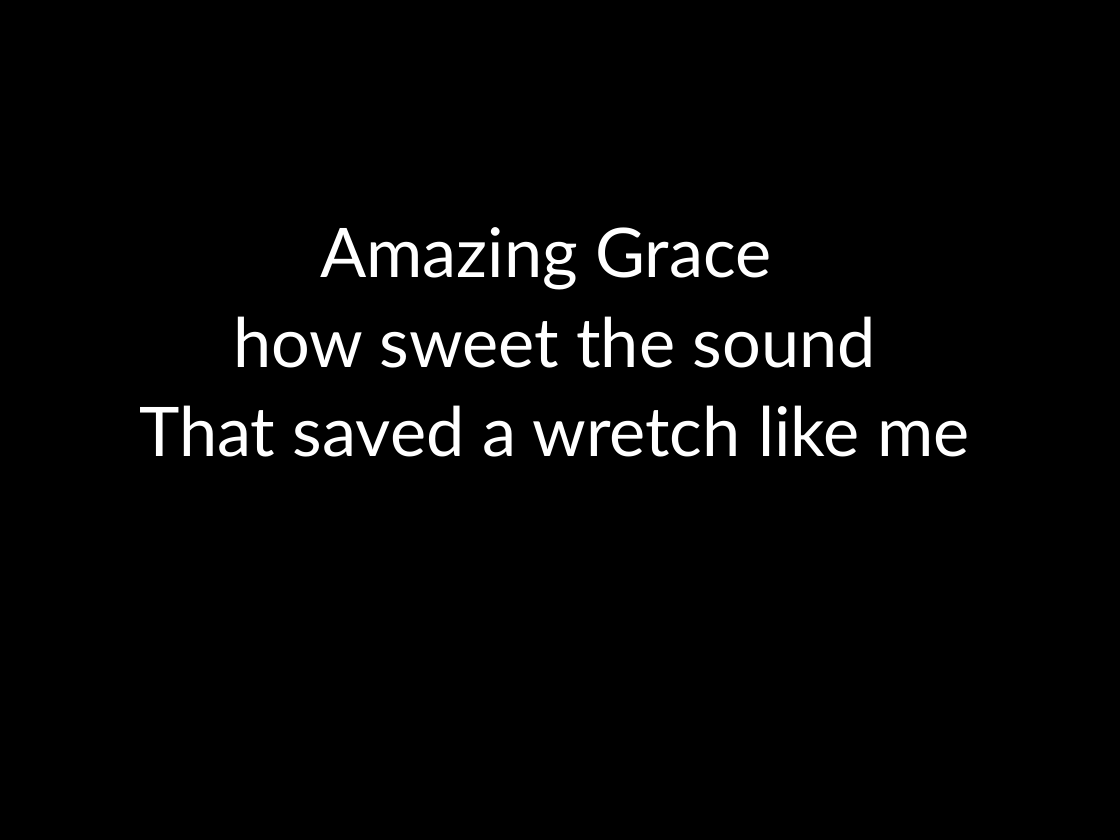
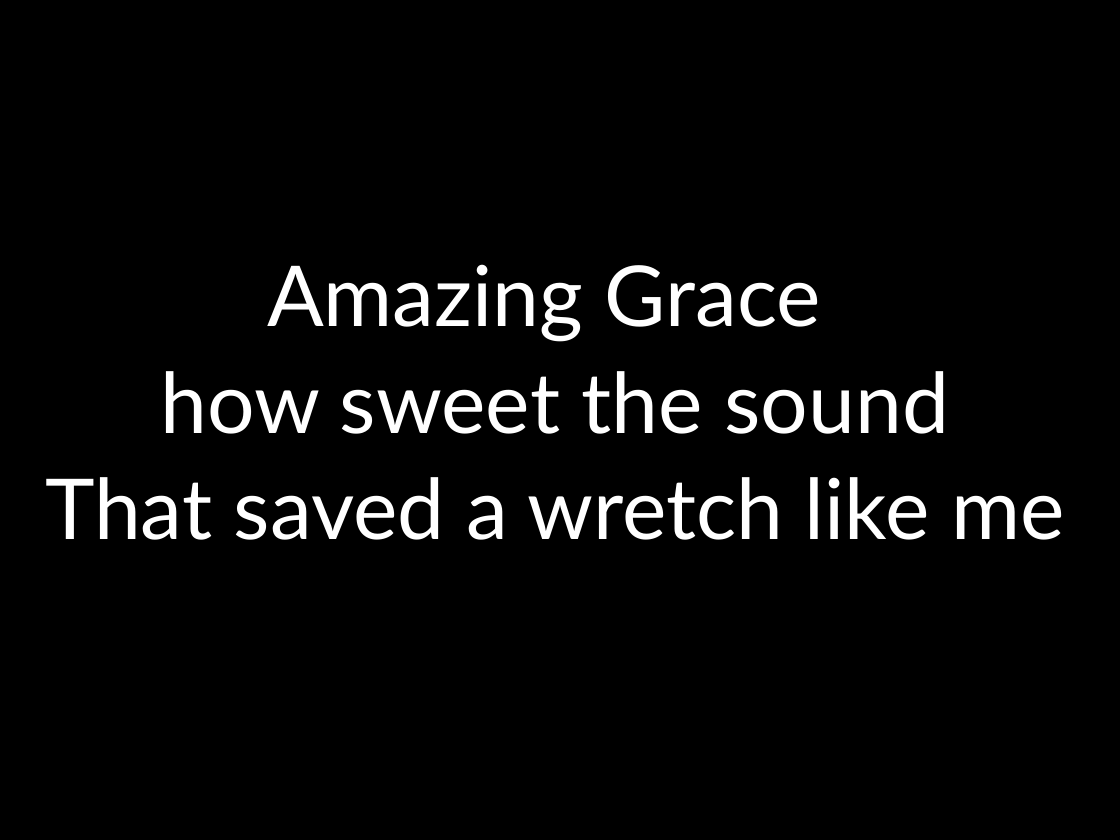
Before and after one commit to kendall412/worship, a slide deck: slide 2 of Amazing Grace.pptx. Drawn at 1120x840 pixels with LibreOffice and Linux fonts; fonts in the diff are those of the drawing. Boxes give left, top, right and bottom in pixels: in the first picture for what was removed or moved away, otherwise in the second. Text is boxed around its words. In the diff, an @@ line names an element or a change of style, - is before the commit and + after.

```diff
--- a/Amazing Grace.pptx
+++ b/Amazing Grace.pptx
@@ subtitle "Amazing Grace" at box(45, 264, 1064, 540): size 44 to 54 pt @@
```
Also in this commit, not shown: 8 other slides changed, 9 other files.
